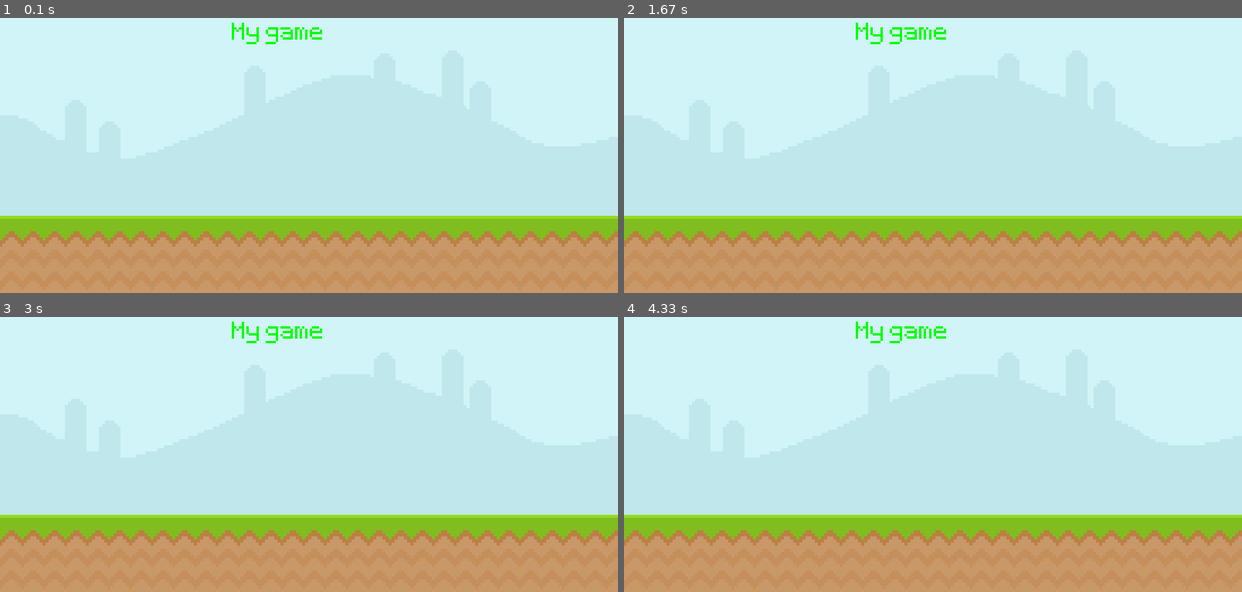
Above: before the commit, frames 1-4 (two rows, left to right).
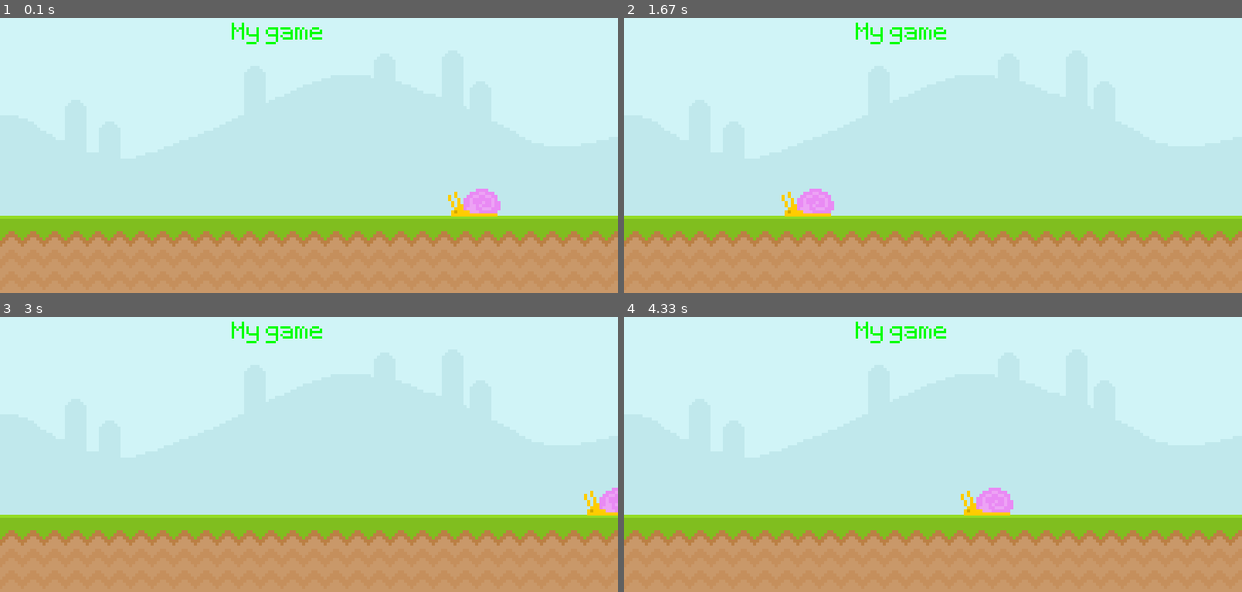
Above: after the commit, the same moments.

Repository: mcastre1/pygame_intro
Game: pygame game, started from main.py
Same seed, same stepped clock (60 frames per second), same inputs: the game is played once before the commit and once after it.
Inputs:
- Up to frame 1 (0.1 s): no input
- Up to frame 2 (1.67 s): no input
- Up to frame 3 (3 s): no input
- Up to frame 4 (4.33 s): no input

The runs differ from the first frame. In frame 1, 0.6% of the frame differs, in the area x 72-81%, y 62-73%; in frame 2, 0.6%; in frame 3, 0.4%; in frame 4, 0.6%.

Commit message:
Moving snail

Diff:
--- a/main.py
+++ b/main.py
@@ -14,6 +14,9 @@
 ground_surface = pygame.image.load("sprites/ground.png")
 text_surface = test_font.render("My game",False,"Green") # Creating the text surface
 
+snail_surface = pygame.image.load('sprites/snail/snail1.png')
+snail_x_pos = 600
+
 #test_surface.fill('red')
 
 while True:
@@ -25,6 +28,10 @@
     screen.blit(sky_surface,(0,0))
     screen.blit(ground_surface,(0,300))
     screen.blit(text_surface,(300,50))
+    screen.blit(snail_surface,(snail_x_pos,265))
+    snail_x_pos -= 4
+    if snail_x_pos <= 0 - snail_surface.get_width():
+        snail_x_pos = 800
 
     pygame.display.update()  # This updates the screen surface.
     clock.tick(60) # This tells the while loop that it shouldnt run faster than 60 frames per sec.
Binary file added: sprites/snail/snail1.png
Binary file added: sprites/snail/snail2.png
